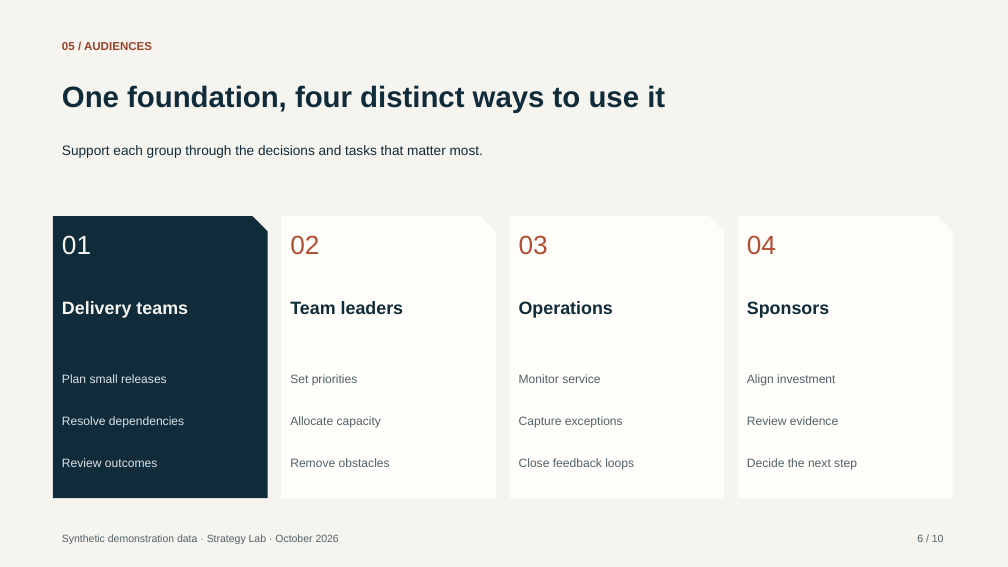
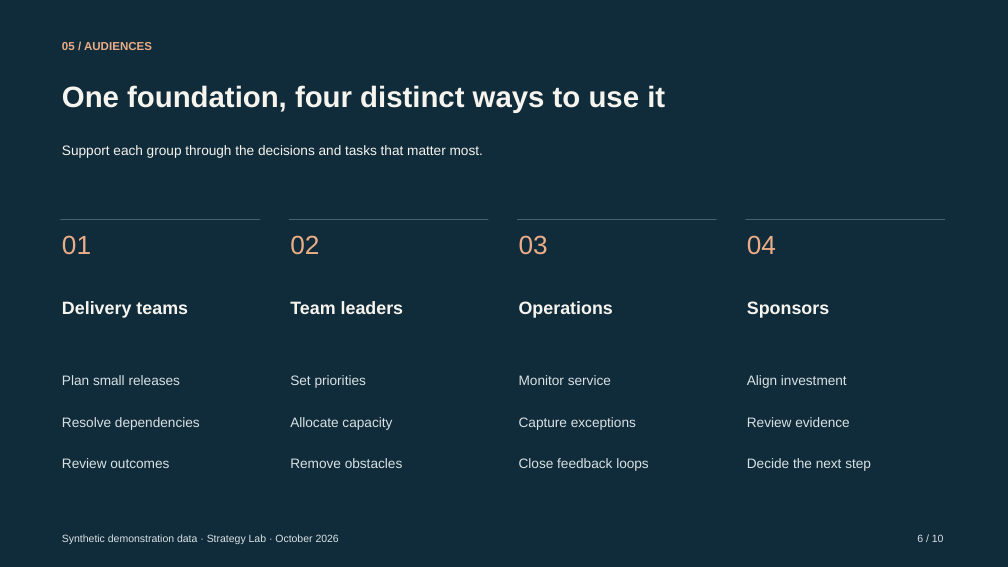
Before and after one commit to hustcer/pptx-nova, a slide deck: slide 6 of pptx-nova/assets/examples/deckkits/consulting-dark/deck.pptx. Drawn at 1008x567 pixels with LibreOffice and Linux fonts; fonts in the diff are those of the drawing. Boxes give left, top, right and bottom in pixels: in the first picture for what was removed or moved away, otherwise in the second. Text is boxed around its words. In the diff, an @@ line names an element or a change of style, - is before the commit and + after.

Commit message:
feat(pptx-nova): refine consulting-dark into a cohesive dark theme
- Apply navy canvases, warm-white typography and restrained copper/teal accents across all ten roles and twenty layouts.
- Replace repeated folded-corner panels with open evidence structures; fix output-group bounds and layering in both flow directions.
- Synchronize design tokens, chart capacity, schema projections, refurbishment aliases, catalog metadata and curated PPTX previews for version 2.1.0.
- Add regression coverage and record validation: 267 targeted tests, three benchmarks, 34 canonical page reviews, native clean-open and public audit passed.
- Preserve source text, native tables, chart data and the embedded workbook; document the unrelated existing just-list test failure in the full suite.

```diff
--- a/pptx-nova/assets/examples/deckkits/consulting-dark/deck.pptx
+++ b/pptx-nova/assets/examples/deckkits/consulting-dark/deck.pptx
@@ background #F6F4EE to #102B3A @@
@@ text "05 / AUDIENCES" at <box>62,42,152,50</box>: text colour #98432C to #EBAD87 @@
@@ freeform shape removed at <box>53,216,268,498</box> @@
@@ text "01" at <box>62,235,91,255</box>: text colour #F6F4EE to #EBAD87 @@
@@ rectangle added at <box>60,219,260,220</box>, fill #4A6270 @@
@@ freeform shape removed at <box>281,216,496,498</box> @@
@@ rectangle added at <box>289,219,488,220</box>, fill #4A6270 @@
@@ freeform shape removed at <box>510,216,724,498</box> @@
@@ rectangle added at <box>517,219,717,220</box>, fill #4A6270 @@
@@ freeform shape removed at <box>738,216,953,498</box> @@
@@ text colour #B34F32 to #EBAD87 in 3 elements at <box>290,235,319,255</box>, <box>519,235,548,255</box>, <box>747,235,776,255</box> @@
@@ rectangle added at <box>746,219,945,220</box>, fill #4A6270 @@
@@ text colour #102B3A to #F6F4EE in 5 elements at <box>62,85,665,112</box>, <box>62,145,483,158</box>, <box>290,301,404,314</box>, <box>519,301,613,318</box>, <box>747,301,829,318</box> @@
@@ size 11.5 to 13 pt in 3 elements at <box>62,375,181,385</box>, <box>62,417,200,430</box>, <box>62,458,169,468</box> @@
@@ size 11.5 to 13 pt, text colour #52626A to #D9E2E4 in 9 elements at <box>290,375,366,388</box>, <box>290,417,392,430</box>, <box>290,458,403,468</box>, <box>519,375,611,385</box>, <box>519,417,636,430</box>, <box>519,458,649,471</box>, <box>747,375,847,388</box>, <box>747,417,850,427</box>, <box>747,458,871,471</box> @@
@@ text "Synthetic demonstration data · Strategy ..." at <box>62,534,339,544</box>: text colour #52626A to #D9E2E4 @@
@@ text "6 / 10" at <box>917,534,944,542</box>: text colour #52626A to #D9E2E4 @@
```
Also in this commit, not shown: 9 other slides changed, 24 other files.
